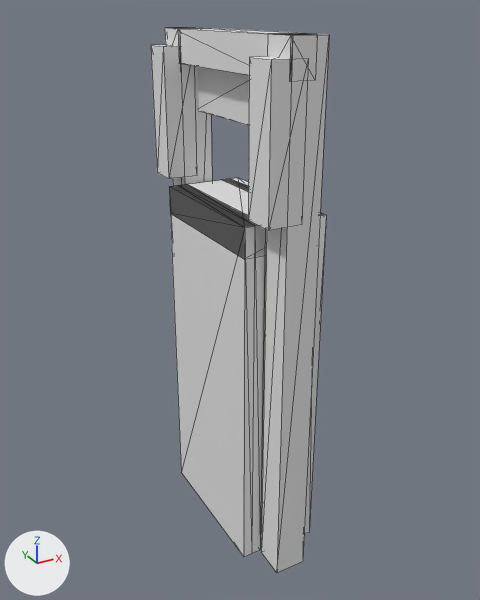
A saved change to the glTF model models/maasland/maasland-brug-c256deef/maasland-brug-c256deef.glb.
Camera for both pictures: a camera (50 mm lens) standing at (-8.53, -15.45, 4.98) and looking at (-0.02, 0.02, -2.75). The axes (+X, +Y, +Z) are drawn at lower left. The lights are the same throughout. The picture after the commit comes second. Mesh edges are drawn as thin lines.

The older version as bpy lines, for what is in view:
```python
ob_building_balans = bpy.data.objects.new('building:balans', me_balans)
ob_building_balans.location = (0.0, 0.0, 0.0)
ob_building_balans_2 = bpy.data.objects.new('building:balans 2', me_balans_2)
ob_building_balans_2.location = (0.0, 0.0, 0.0)
ob_building_contragewicht = bpy.data.objects.new('building:contragewicht', me_contragewicht)
ob_building_contragewicht.location = (0.0, 0.0, 0.0)
ob_building_hamei = bpy.data.objects.new('building:hamei', me_hamei)
ob_building_hamei.location = (0.0, 0.0, 0.0)
ob_building_hamei_2 = bpy.data.objects.new('building:hamei 2', me_hamei_2)
ob_building_hamei_2.location = (0.0, 0.0, 0.0)
ob_building_hangstang = bpy.data.objects.new('building:hangstang', me_hangstang)
ob_building_hangstang.location = (0.0, 0.0, 0.0)
ob_building_hangstang_2 = bpy.data.objects.new('building:hangstang 2', me_hangstang_2)
ob_building_hangstang_2.location = (0.0, 0.0, 0.0)
ob_building_portaal = bpy.data.objects.new('building:portaal', me_portaal)
ob_building_portaal.location = (0.0, 0.0, 0.0)
ob_road_landhoofd__aangenomen__2 = bpy.data.objects.new('road:landhoofd (aangenomen) 2', me_landhoofd__aangenomen__2)
ob_road_landhoofd__aangenomen__2.location = (0.0, 0.0, 0.0)
# also in view: 'road:landhoofd (aangenomen)' at (-0.86, 0.0, -4.89); 'road:dek' at (0.0, 0.0, -0.18)
```
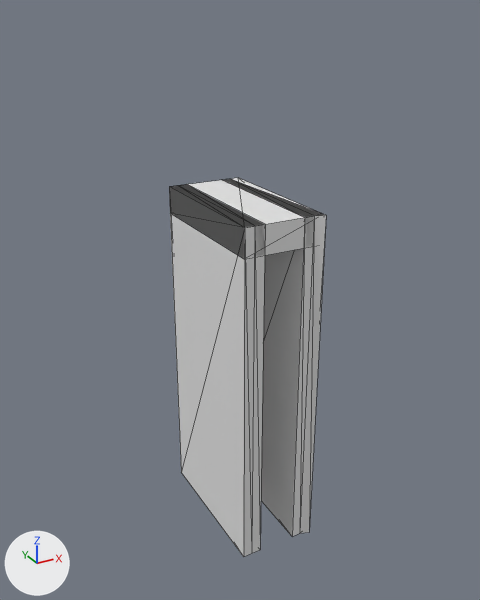
Location of each change, (x1, y1, x2, y2) in pixels of the pictures (480 x 600 px):
'building:hamei 2', deleted
    before: (261, 33, 329, 572)
'building:hangstang 2', deleted
    before: (248, 56, 292, 231)
'building:hangstang', deleted
    before: (151, 45, 185, 179)
'building:portaal', deleted
    before: (180, 28, 310, 75)
'building:hamei', deleted
    before: (173, 27, 212, 186)
'building:contragewicht', deleted
    before: (197, 66, 249, 126)
'building:balans 2', deleted
    before: (267, 33, 312, 82)
'building:balans', deleted
    before: (165, 27, 188, 64)
'road:landhoofd (aangenomen) 2', unchanged, uncovered by the edit
    before: (223, 179, 326, 533)
    after: (225, 180, 326, 536)

What changed in the scene script:
```text
Remove ob_building_hamei:
    ob_building_hamei = bpy.data.objects.new('building:hamei', me_hamei)
    ob_building_hamei.location = (0.0, 0.0, 0.0)
Remove ob_building_hamei_2:
    ob_building_hamei_2 = bpy.data.objects.new('building:hamei 2', me_hamei_2)
    ob_building_hamei_2.location = (0.0, 0.0, 0.0)
Remove ob_building_portaal:
    ob_building_portaal = bpy.data.objects.new('building:portaal', me_portaal)
    ob_building_portaal.location = (0.0, 0.0, 0.0)
Remove ob_building_balans:
    ob_building_balans = bpy.data.objects.new('building:balans', me_balans)
    ob_building_balans.location = (0.0, 0.0, 0.0)
Remove ob_building_hangstang:
    ob_building_hangstang = bpy.data.objects.new('building:hangstang', me_hangstang)
    ob_building_hangstang.location = (0.0, 0.0, 0.0)
Remove ob_building_balans_2:
    ob_building_balans_2 = bpy.data.objects.new('building:balans 2', me_balans_2)
    ob_building_balans_2.location = (0.0, 0.0, 0.0)
Remove ob_building_hangstang_2:
    ob_building_hangstang_2 = bpy.data.objects.new('building:hangstang 2', me_hangstang_2)
    ob_building_hangstang_2.location = (0.0, 0.0, 0.0)
Remove ob_building_contragewicht:
    ob_building_contragewicht = bpy.data.objects.new('building:contragewicht', me_contragewicht)
    ob_building_contragewicht.location = (0.0, 0.0, 0.0)
```
